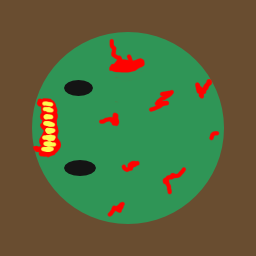
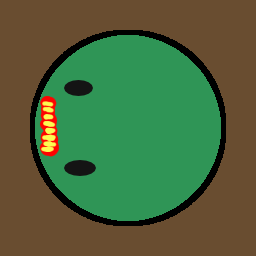
The second 256x256 image is a revision of the first. Changes to its layers:
added layer "outline" above "teeth" over [left=30, top=30, right=226, bottom=226]
painted on "blood" over [left=30, top=30, right=226, bottom=226]
